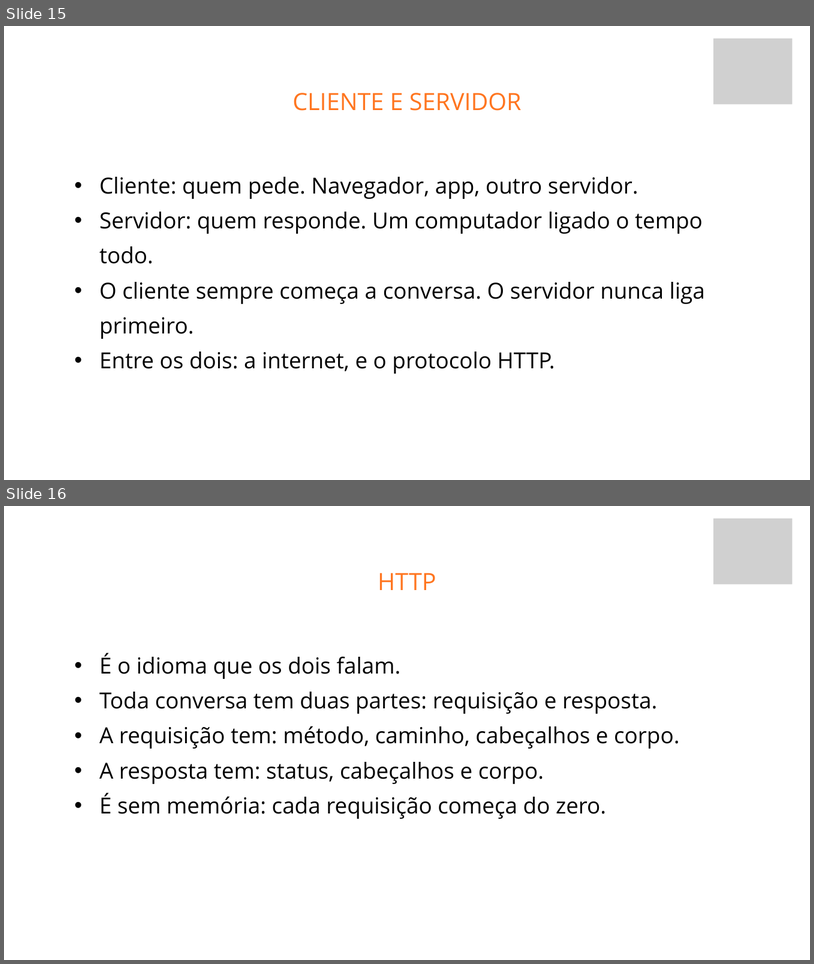
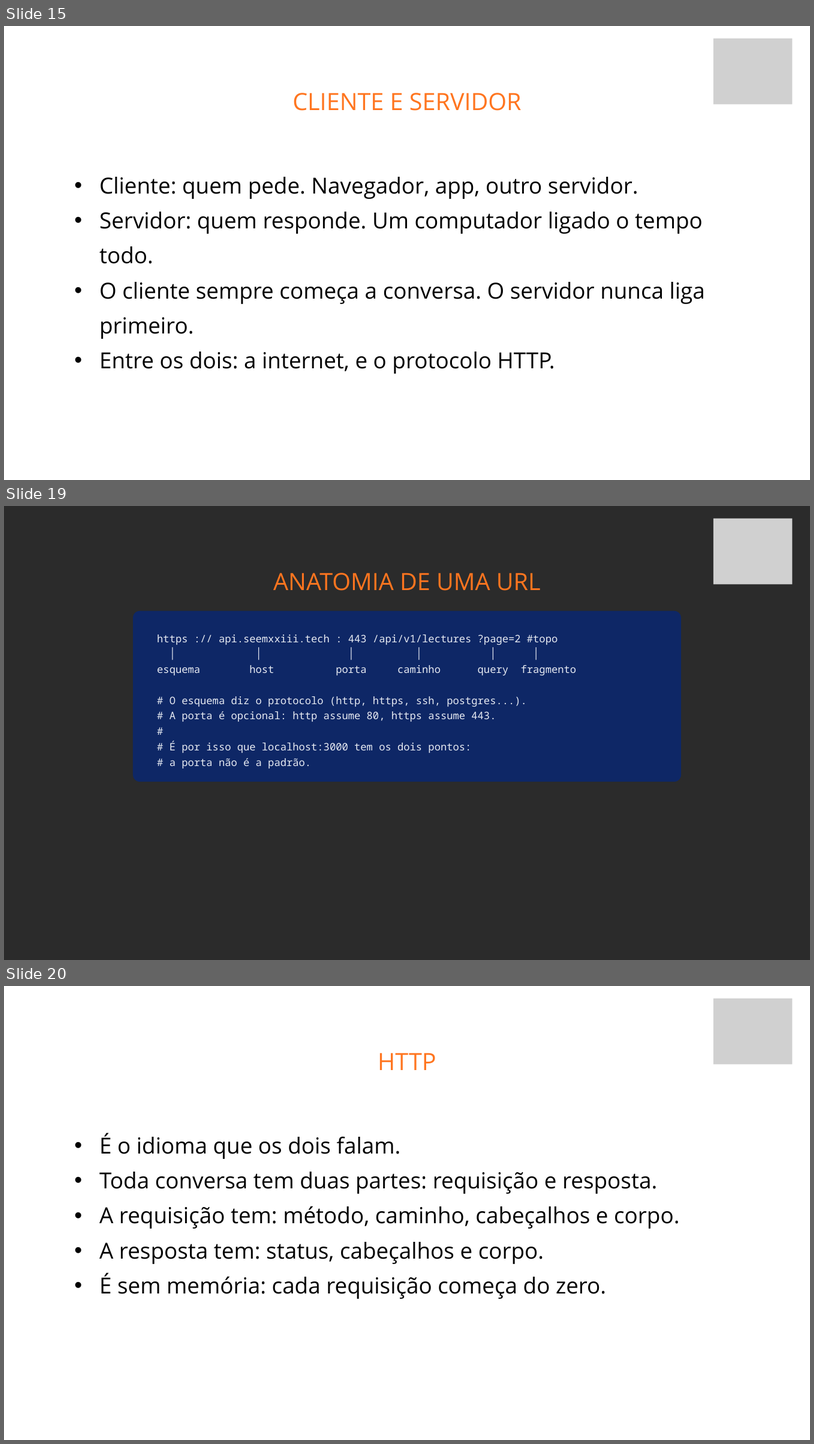
Before and after one commit to fabriciosiqueira08/capacitacao-gabarito, a slide deck: slides/build/aula-01-fundamentos-de-back-end.pptx. Shown one above the other, each under a label of ours: slides 15 and 16 before the commit, slides 15, 19 and 20 after it; the slides between them are not shown. The pictures are 814x964 and 814x1444 pixels, drawn with LibreOffice and Linux fonts; fonts in the diff are those of the drawing; grey boxes stand for pictures; background and template pictures are left out; a plain dark background stands for a picture behind light text. Boxes give left, top, right and bottom in pixels: in the first picture for what was removed or moved away, otherwise in the second. Text is boxed around its words. In the diff, an @@ line names an element or a change of style, - is before the commit and + after.

Commit message:
Aula 1: rede, HTTP e as lacunas de Ruby

```diff
--- a/slides/build/aula-01-fundamentos-de-back-end.pptx
+++ b/slides/build/aula-01-fundamentos-de-back-end.pptx
@@ slide 19 added at [4, 506, 810, 960], background picture (left out) @@
@@ picture added at [714, 519, 792, 584] @@
@@ text added at [273, 573, 541, 591], 42.4 pt, text #FF751F @@
+ANATOMIA DE UMA URL
@@ rounded rectangle added at [133, 611, 681, 781], fill #0E2766 @@
@@ text added at [157, 634, 577, 768], 18.4 pt, text #E6EAF2 @@
+https :// api.seemxxiii.tech : 443 /api/v1/lectures ?page=2 #topo
+│ │ │ │ │ │
+esquema host porta caminho query fragmento
+# O esquema diz o protocolo (http, https, ssh, postgres...).
+# A porta é opcional: http assume 80, https assume 443.
+#
+# É por isso que localhost:3000 tem os dois pontos:
+# a porta não é a padrão.
@@ what was slide 16 is now slide 20 @@
```
Also in this commit, not shown: 12 other slides added, 14 other files.
